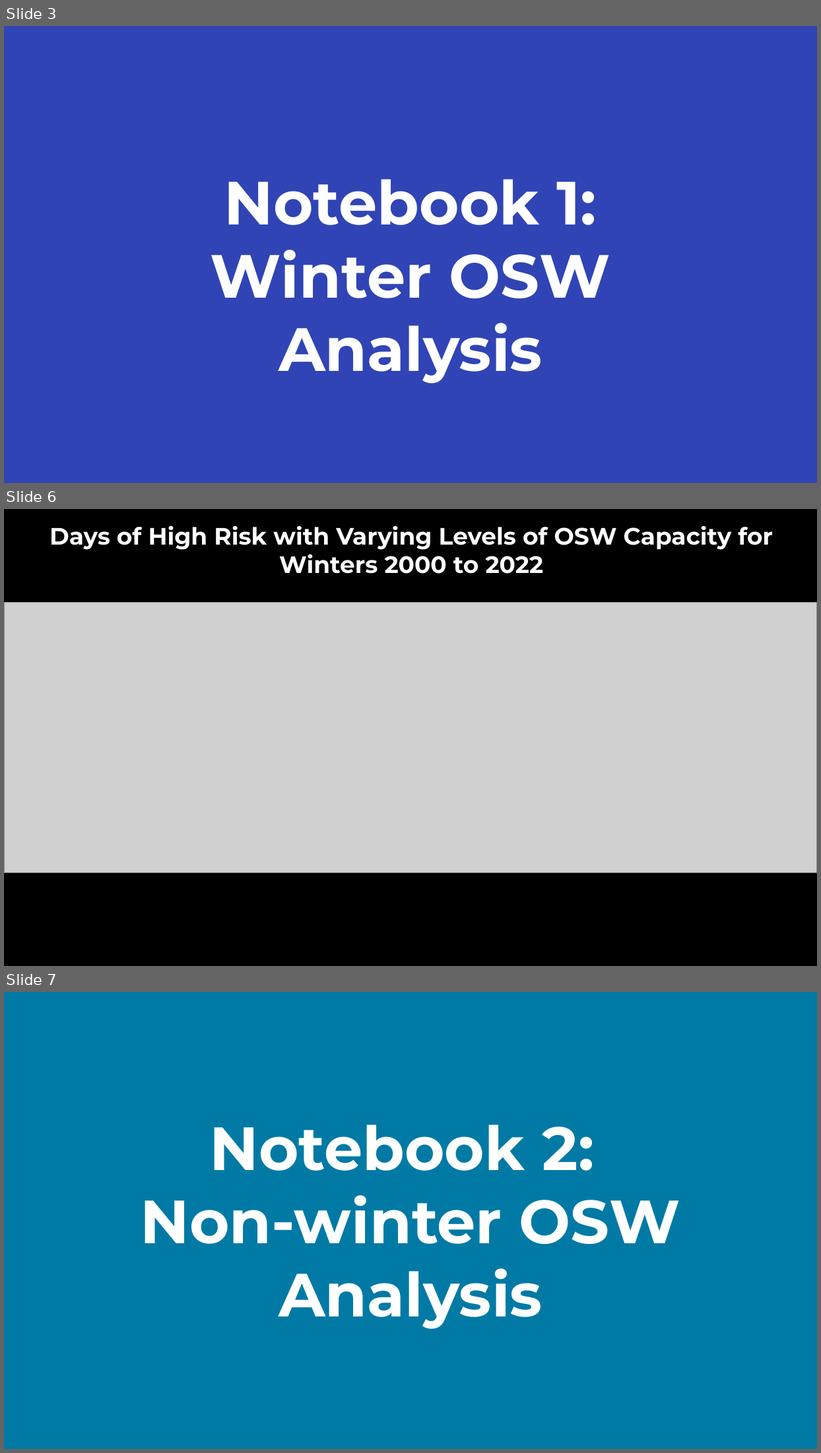
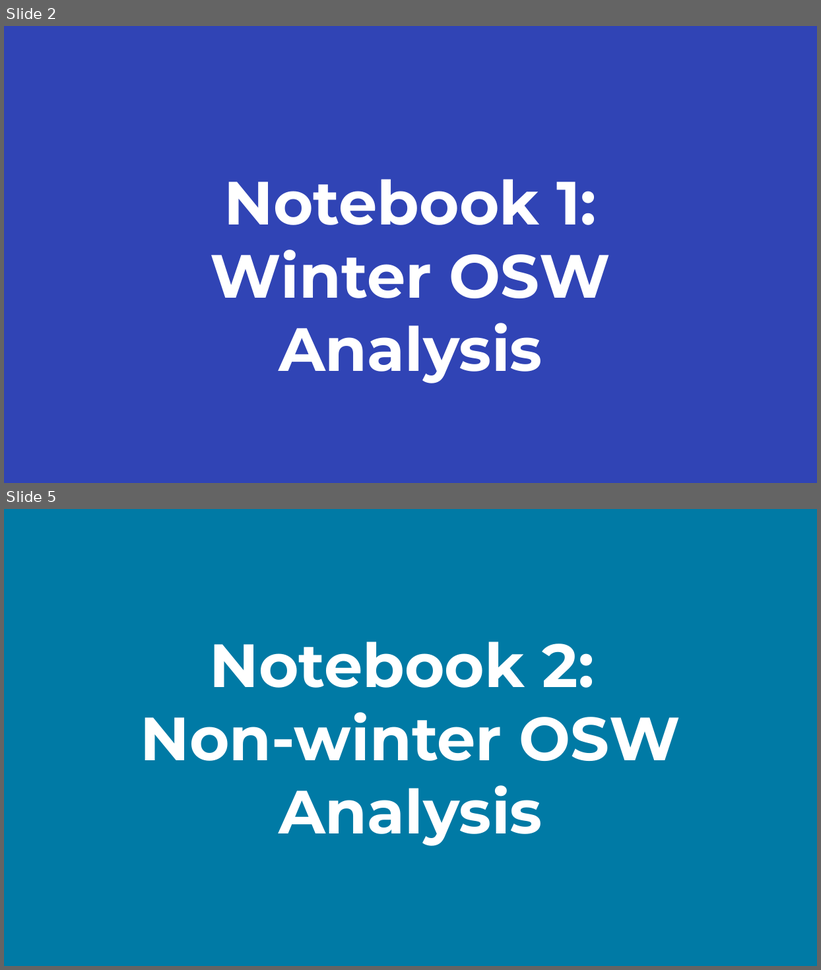
Before and after one commit to jruzekow/osw-analysis, a slide deck: OSW and Solar Analysis Results.pptx. Shown one above the other, each under a label of ours: slides 3, 6 and 7 before the commit, slides 2 and 5 after it; the slides between them are not shown. The pictures are 821x1453 and 821x970 pixels, drawn with LibreOffice and Linux fonts; fonts in the diff are those of the drawing; grey boxes stand for pictures; background and template pictures are left out. Boxes give left, top, right and bottom in pixels: in the first picture for what was removed or moved away, otherwise in the second. Text is boxed around its words. In the diff, an @@ line names an element or a change of style, - is before the commit and + after.

```diff
--- a/OSW and Solar Analysis Results.pptx
+++ b/OSW and Solar Analysis Results.pptx
@@ slide 6 removed at [4, 509, 817, 966], background #000000 @@
@@ text removed at [50, 525, 773, 574] @@
-Days of High Risk with Varying Levels of OSW Capacity for Winters 2000 to 2022
@@ picture removed at [4, 602, 817, 873] @@
@@ what was slide 3 is now slide 2 @@
@@ what was slide 7 is now slide 5 @@
```
Also in this commit, not shown: 9 slides changed, 8 slides added, 9 other slides removed.
